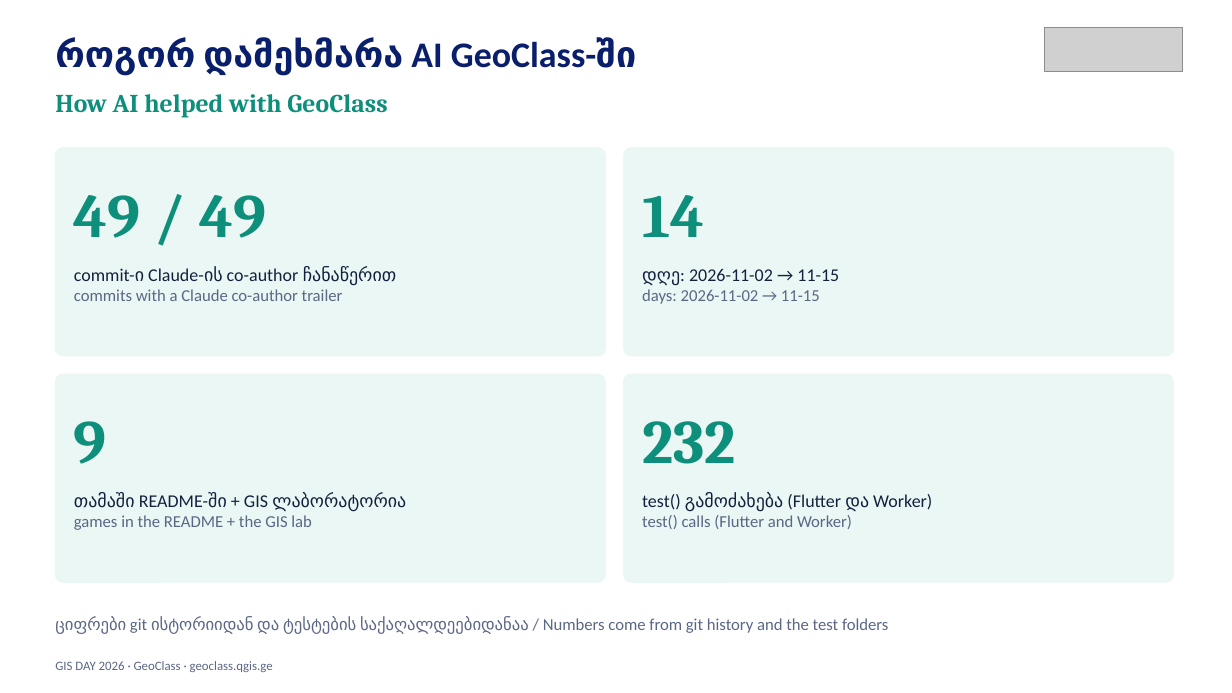
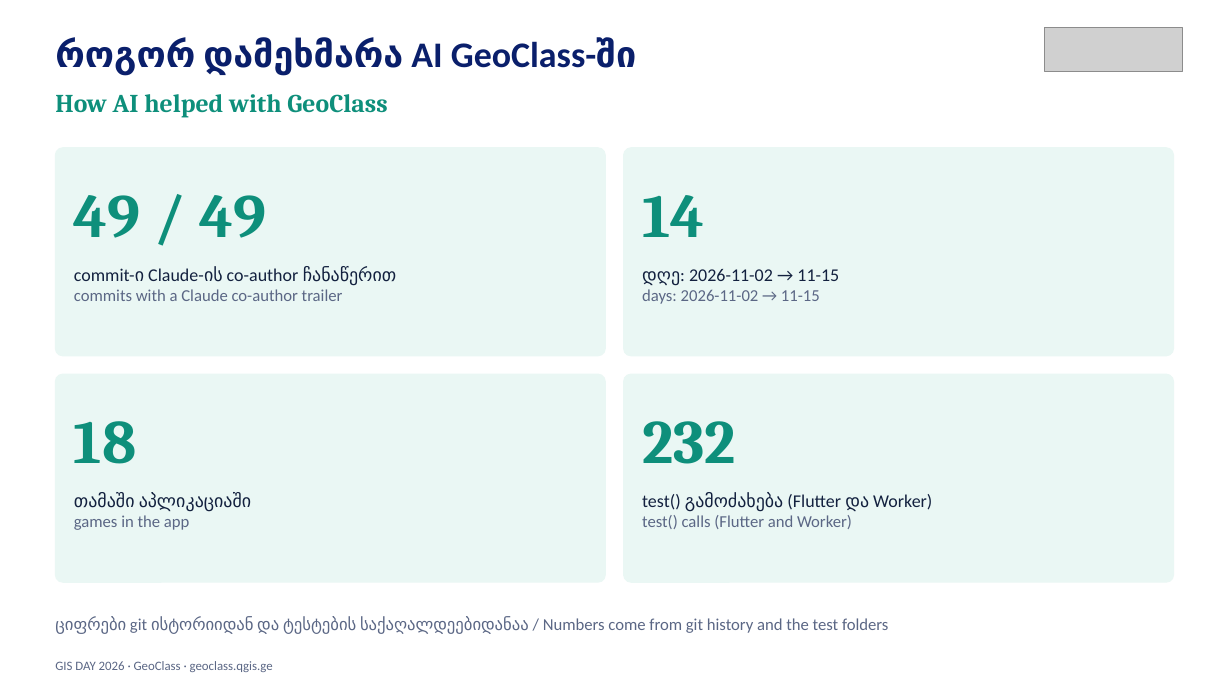
Before and after one commit to GIS-Edu-Georgia/gis-day, a slide deck: slide 15 of downloads/GIS_DAY_GEOCLASS.pptx (slide 12 before the commit). Drawn at 1232x693 pixels with LibreOffice and Linux fonts; fonts in the diff are those of the drawing; grey boxes stand for pictures. Boxes give left, top, right and bottom in pixels: in the first picture for what was removed or moved away, otherwise in the second. Text is boxed around its words. In the diff, an @@ line names an element or a change of style, - is before the commit and + after.

```diff
--- a/downloads/GIS_DAY_GEOCLASS.pptx
+++ b/downloads/GIS_DAY_GEOCLASS.pptx
@@ text at [74, 421, 136, 464]: text changed @@
-9
+18
@@ text at [74, 493, 251, 530]: text changed @@
-თამაში README-ში + GIS ლაბორატორია
-games in the README + the GIS lab
+თამაში აპლიკაციაში
+games in the app
```
Also in this commit, not shown: 3 other slides changed, 4 slides added, 1 slide removed, 12 other files.
